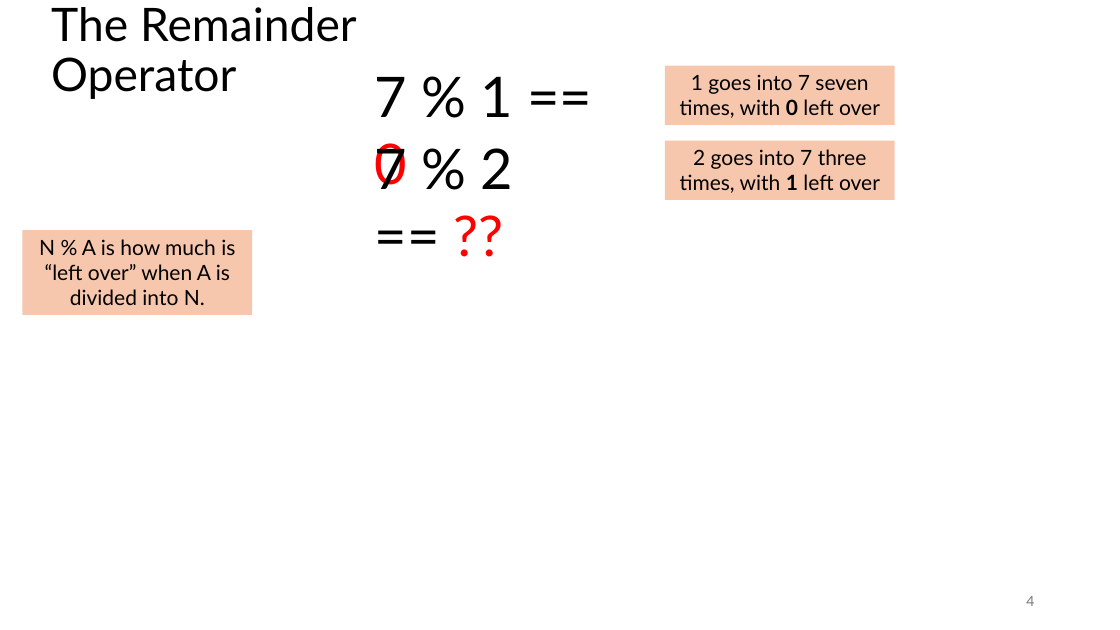
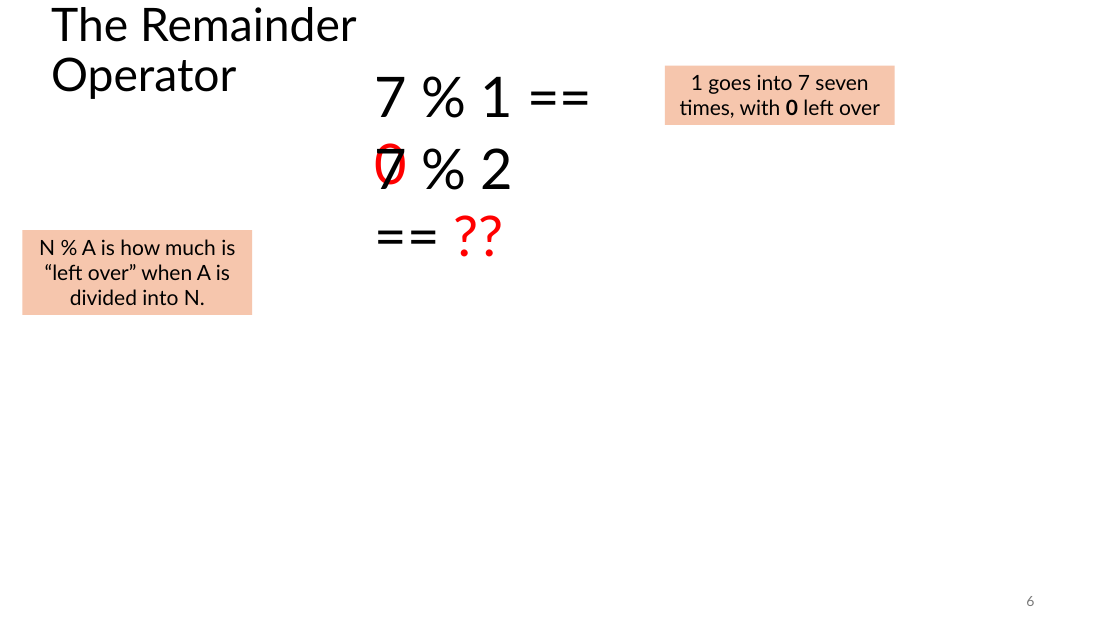
Before and after one commit to tjd1234/cmpt120spring2026, a slide deck: slide 6 of lecture_notes/chapter5/chapter5.pptx (slide 4 before the commit). Drawn at 1120x630 pixels with LibreOffice and Linux fonts; fonts in the diff are those of the drawing. Boxes give left, top, right and bottom in pixels: in the first picture for what was removed or moved away, otherwise in the second. Text is boxed around its words. In the diff, an @@ line names an element or a change of style, - is before the commit and + after.

```diff
--- a/lecture_notes/chapter5/chapter5.pptx
+++ b/lecture_notes/chapter5/chapter5.pptx
@@ rectangle removed at [665, 140, 895, 200] @@
-2 goes into 7 three times, with 1 left over
@@ page number at [1026, 596, 1034, 606]: text changed @@
-4
+6
```
Also in this commit, not shown: 26 other slides changed, 5 slides added, 56 other files.
